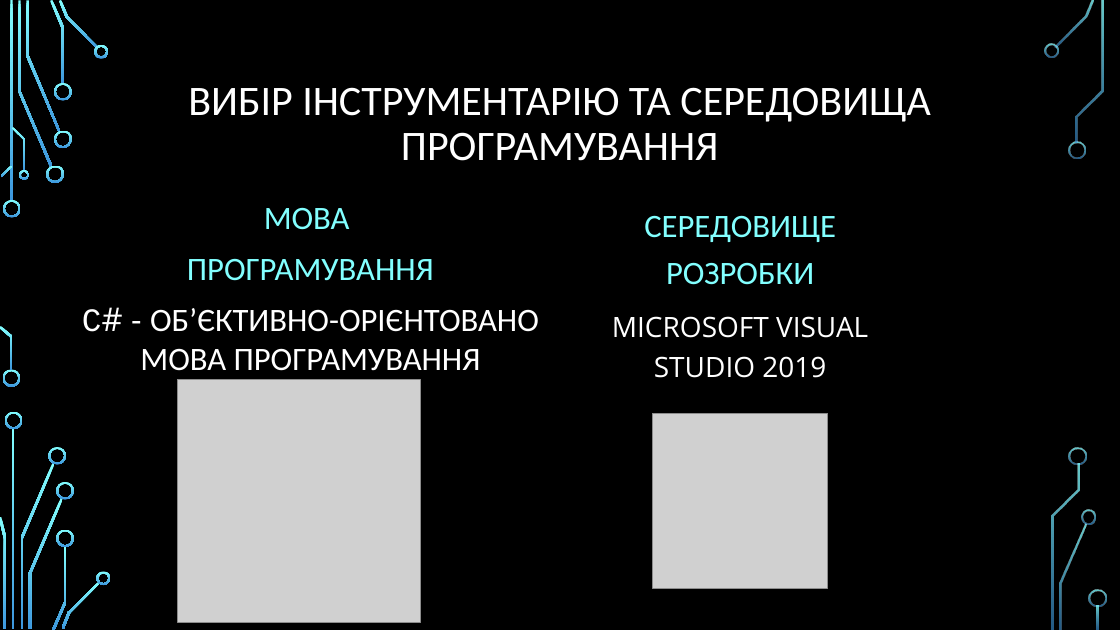
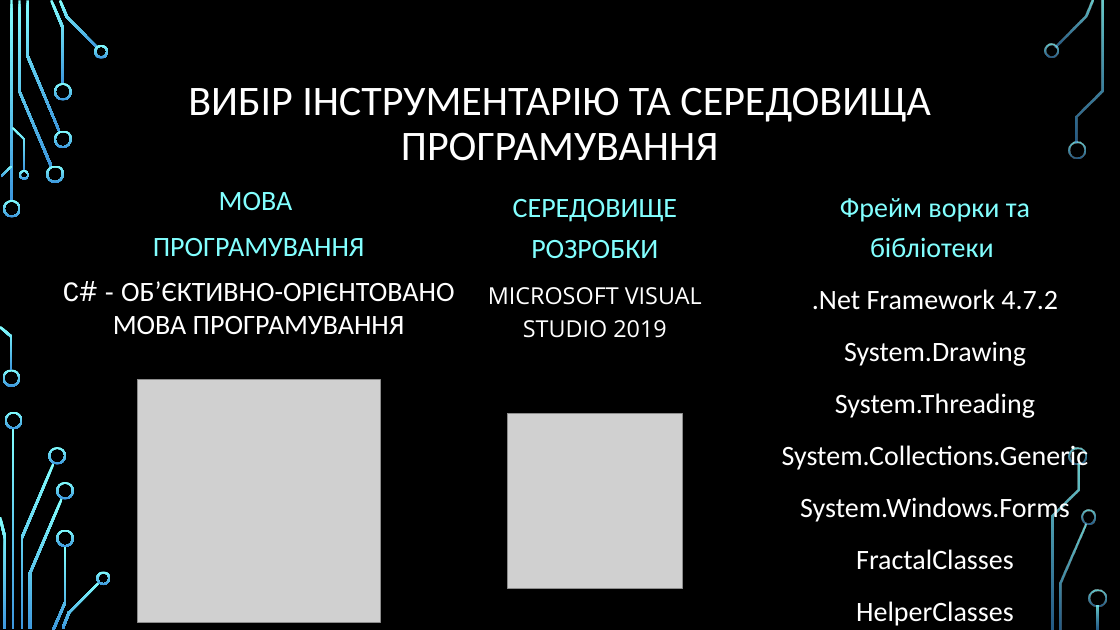
Before and after one commit to Raimhal/Fractator, a slide deck: slide 6 of Курсова презентація.pptx. Drawn at 1120x630 pixels with LibreOffice and Linux fonts; fonts in the diff are those of the drawing; grey boxes stand for pictures; background and template pictures are left out. Boxes give left, top, right and bottom in pixels: in the first picture for what was removed or moved away, otherwise in the second. Text is boxed around its words. In the diff, an @@ line names an element or a change of style, - is before the commit and + after.

```diff
--- a/Курсова презентація.pptx
+++ b/Курсова презентація.pptx
@@ text "МОВА": place and size @@
-text "МОВА" at [82, 207, 539, 371]
+text "МОВА" at [63, 192, 454, 334]
@@ text "МОВА" at [63, 192, 454, 334]: size 28 to 24 pt @@
@@ text "СЕРЕДОВИЩЕ РОЗРОБКИ": place and size @@
-text "СЕРЕДОВИЩЕ РОЗРОБКИ" at [612, 215, 868, 378]
+text "СЕРЕДОВИЩЕ РОЗРОБКИ" at [488, 199, 702, 338]
@@ text "СЕРЕДОВИЩЕ РОЗРОБКИ" at [488, 199, 702, 338]: size 28 to 24 pt in "СЕРЕДОВИЩЕ РОЗРОБКИ"; size 24 to 20 pt in "MICROSOFT VISUAL STUDIO 2019" @@
@@ text added at [782, 198, 1088, 626], 24 pt, text #FFFFFF @@
+Фрейм ворки та бібліотеки
+.Net Framework 4.7.2
+System.Drawing
+System.Threading
+System.Collections.Generic
+System.Windows.Forms
+FractalClasses
+HelperClasses
@@ picture: place and size @@
-picture at [178, 380, 421, 623]
+picture at [137, 380, 380, 623]
@@ picture: place and size @@
-picture at [653, 413, 828, 588]
+picture at [507, 413, 682, 588]
```
Also in this commit, not shown: 6 other slides changed, 5 other files.
